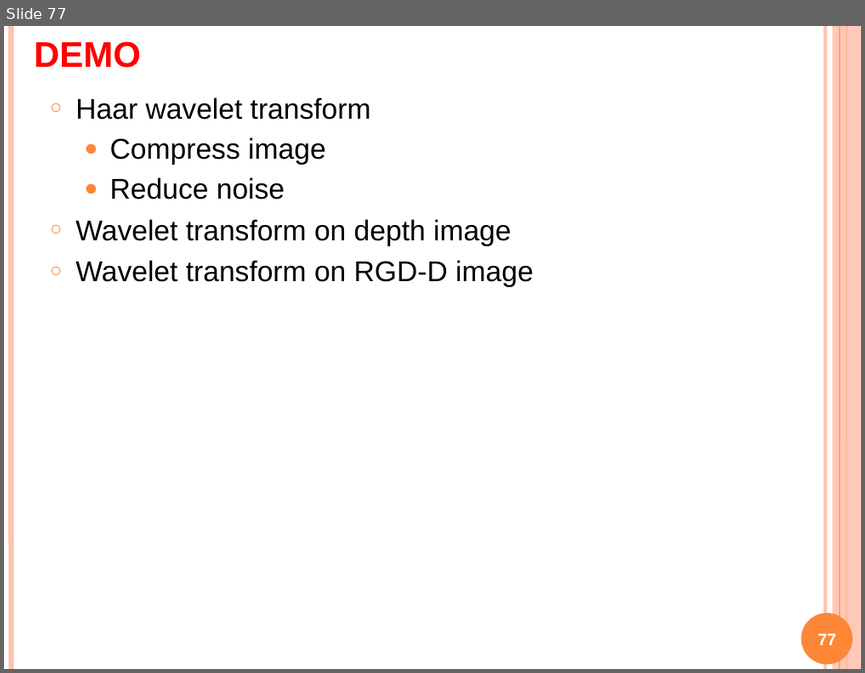
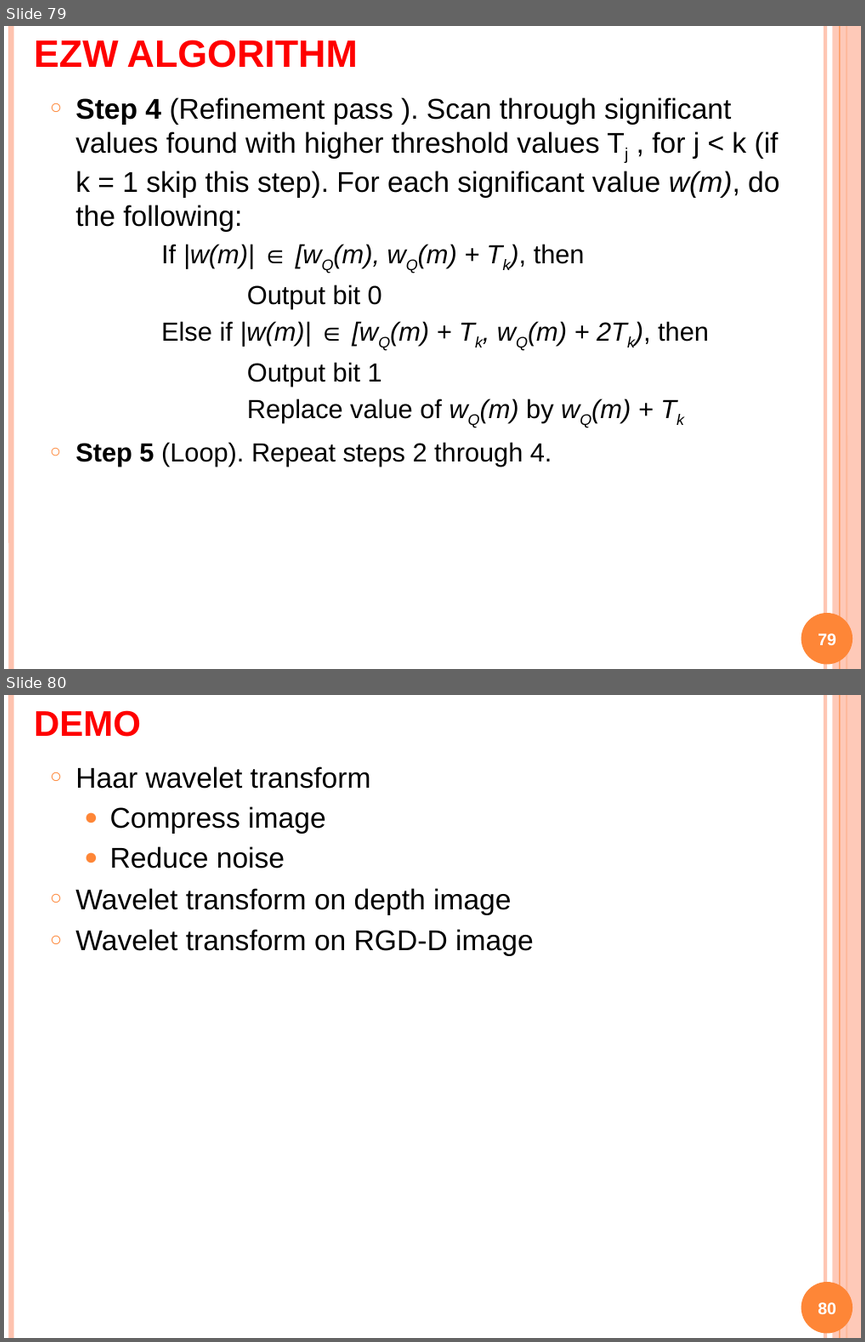
Before and after one commit to Alex7Huynh/dip-g9, a slide deck: 6. PPT/Wavelet transform.pptx. Shown one above the other, each under a label of ours: slide 77 before the commit, slides 79 and 80 after it. The pictures are 865x673 and 865x1342 pixels, drawn with LibreOffice and Linux fonts; fonts in the diff are those of the drawing. Boxes give left, top, right and bottom in pixels: in the first picture for what was removed or moved away, otherwise in the second. Text is boxed around its words. In the diff, an @@ line names an element or a change of style, - is before the commit and + after.

```diff
--- a/6. PPT/Wavelet transform.pptx
+++ b/6. PPT/Wavelet transform.pptx
@@ slide 79 added at (x1=4, y1=26, x2=861, y2=669), background #FFFFFF; not listed: 6 template elements that a slide beside it also shows @@
@@ title added at (x1=34, y1=40, x2=358, y2=68), 32 pt, text #FF0000, bold, small capitals @@
+EZW ALGORITHM
@@ text added at (x1=75, y1=97, x2=779, y2=466), 24 pt, text #000000 @@
+○ Step 4 (Refinement pass ). Scan through significant values found with higher threshold values Tj , for j < k (if k = 1 skip this step). For each significant value w(m), do the following:
+        If |w(m)| ∈ [wQ(m), wQ(m) + Tk), then
+        Output bit 0
+        Else if |w(m)| ∈ [wQ(m) + Tk, wQ(m) + 2Tk), then
+        Output bit 1
+        Replace value of wQ(m) by wQ(m) + Tk
+○ Step 5 (Loop). Repeat steps 2 through 4.
@@ page number added at (x1=817, y1=633, x2=836, y2=645), 14 pt, text #FFFFFF, bold @@
+79
@@ what was slide 77 is now slide 80 @@
@@ page number at (x1=817, y1=1302, x2=836, y2=1314): text changed @@
-77
+80
```
Also in this commit, not shown: 2 slides changed, 4 other slides added, 2 slides removed, 2 other files.
